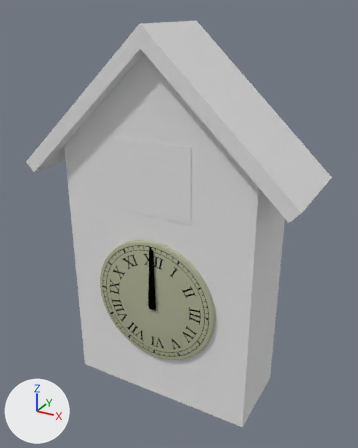
Before and after pictures for a commit that changed the Blender file Assignment/P3D_Assignment/Assets/Models/Cuckoo_Clock.blend.
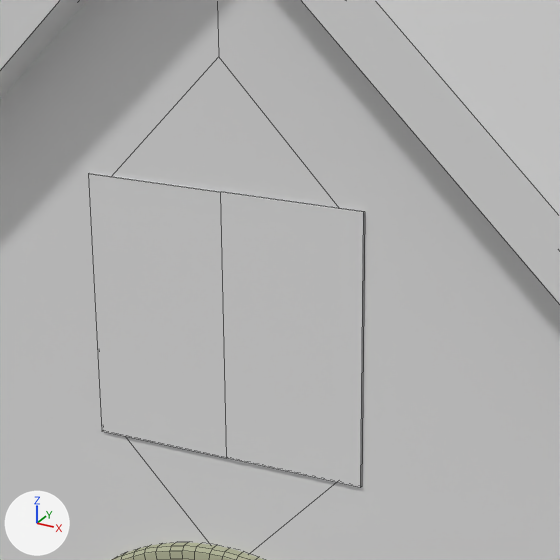
Each version appears first whole from a 50 mm camera at (1.268, -2.496, 2.185) aimed at (0.007, -0.204, 1.038), and next in a close-up on the part from 25% to 69% of the width and 20% to 55% of the height. Every picture has the same lights, and +X, +Y and +Z are marked at lower left. The close-ups show mesh edges as thin lines.

Before the edit, the objects in view are built like this:
```python
me_cube_002 = bpy.data.meshes.new('Cube.002')
me_cube_002.from_pydata(...)  # a box spanning x 0.0..0.22, y -0.002..0.002, z -0.197..0.197
me_cube_002.materials.append(mat_cuckoo_clock)  # its picture is missing
me_cube_004 = bpy.data.meshes.new('Cube.004')
me_cube_004.from_pydata(...)  # a box spanning x -0.22..0.0, y -0.002..0.002, z -0.197..0.197
me_cube_004.materials.append(mat_cuckoo_clock)  # its picture is missing
me_cylinder = bpy.data.meshes.new('Cylinder')
me_cylinder.from_pydata(...)  # 384 vertices, 290 faces; spans x -0.373..0.373, y -0.491..-0.466, z 0.29..1.037
me_cylinder.polygons.foreach_set('use_smooth', [True] * 290)
me_cylinder.materials.append(mat_clock_face)  # picture img_clock_face
ob_clock_face = bpy.data.objects.new('Clock_Face', me_cylinder)
ob_clock_face.parent = ob_mainbody
ob_clock_face.location = (0.0, 0.0, 0.0)
ob_left_door = bpy.data.objects.new('Left_Door', me_cube_002)
ob_left_door.parent = ob_mainbody
ob_left_door.location = (-0.22, -0.471, 1.381)
ob_right_door = bpy.data.objects.new('Right_Door', me_cube_004)
ob_right_door.parent = ob_mainbody
ob_right_door.location = (0.22, -0.471, 1.381)
# also in view: 'MainBody' at (0.0, -0.234, 1.013); 'Roof' at (0.0, -0.273, 1.722)
```
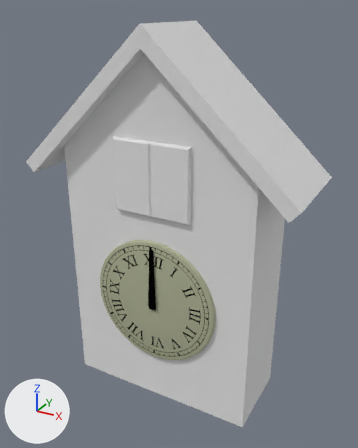
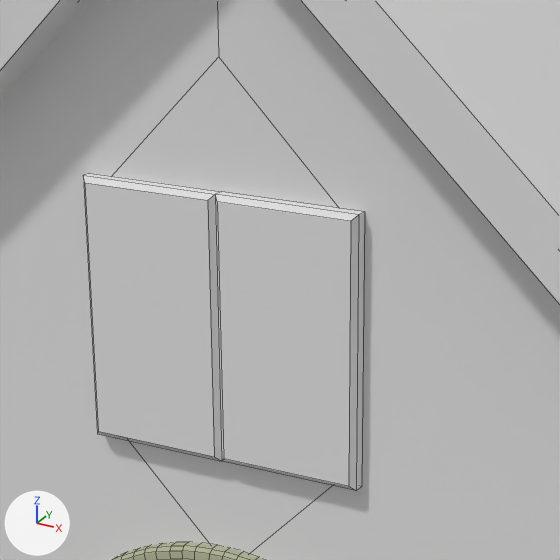
Pixel boxes (x1, y1, x2, y2) of what changed, in the close-ups (560 x 560 px):
'Right_Door', reshaped
    before: (220, 192, 365, 488)
    after: (215, 192, 365, 491)
'Left_Door', reshaped
    before: (88, 173, 226, 458)
    after: (83, 173, 222, 461)

Patch to the scene script:
```diff
--- a/Assignment/P3D_Assignment/Assets/Models/Cuckoo_Clock.blend.py
+++ b/Assignment/P3D_Assignment/Assets/Models/Cuckoo_Clock.blend.py
@@ me_cube_002 @@
 # used by ob_left_door; parent = ob_mainbody; location = (-0.22, -0.471, 1.381)
-me_cube_002.from_pydata(...)  # 8 vertices, 6 faces; spans x 0.0..0.22, y -0.002..0.002, z -0.197..0.197
+me_cube_002.from_pydata(...)  # 12 vertices, 10 faces; spans x 0.0..0.22, y -0.022..0.002, z -0.197..0.197
+# me_cube_002 part 1
+# 4 vertices are removed from x 0.0..0.22, y -0.002, z -0.197..0.197
+# 5 faces are deleted
+# 8 vertices are added at x 0.0..0.22, y -0.022..-0.014, z -0.197..0.197
+# 9 new faces join them
 me_cube_002.materials.append(mat_cuckoo_clock)
@@ me_cube_004 @@
 # used by ob_right_door; parent = ob_mainbody; location = (0.22, -0.471, 1.381)
-me_cube_004.from_pydata(...)  # 8 vertices, 6 faces; spans x -0.22..0.0, y -0.002..0.002, z -0.197..0.197
+me_cube_004.from_pydata(...)  # 12 vertices, 10 faces; spans x -0.22..0.0, y -0.022..0.002, z -0.197..0.197
+# me_cube_004 part 2
+# 4 vertices are removed from x -0.22..0.0, y -0.002, z -0.197..0.197
+# 5 faces are deleted
+# 8 vertices are added at x -0.22..0.0, y -0.022..-0.014, z -0.197..0.197
+# 9 new faces join them
 me_cube_004.materials.append(mat_cuckoo_clock)
```
